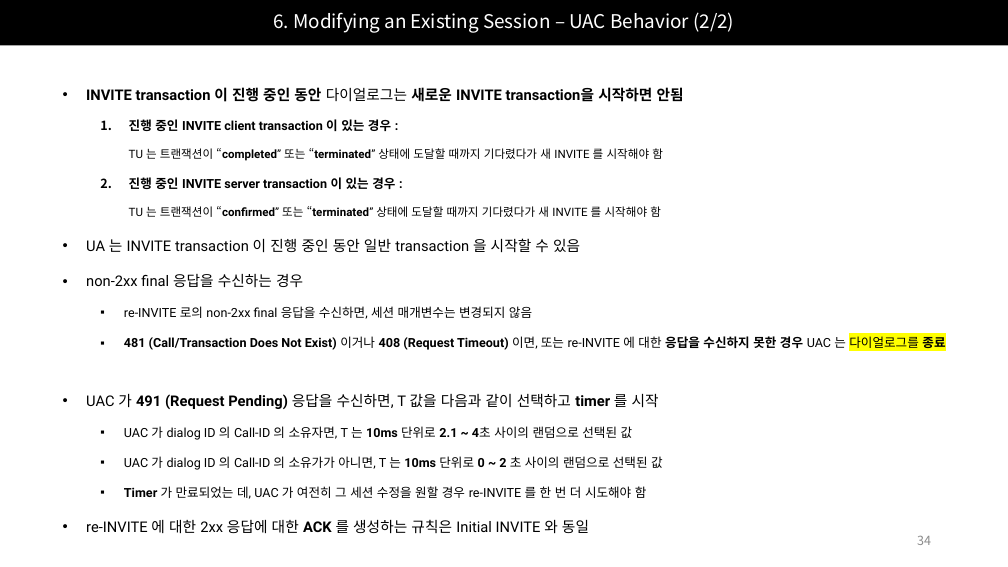
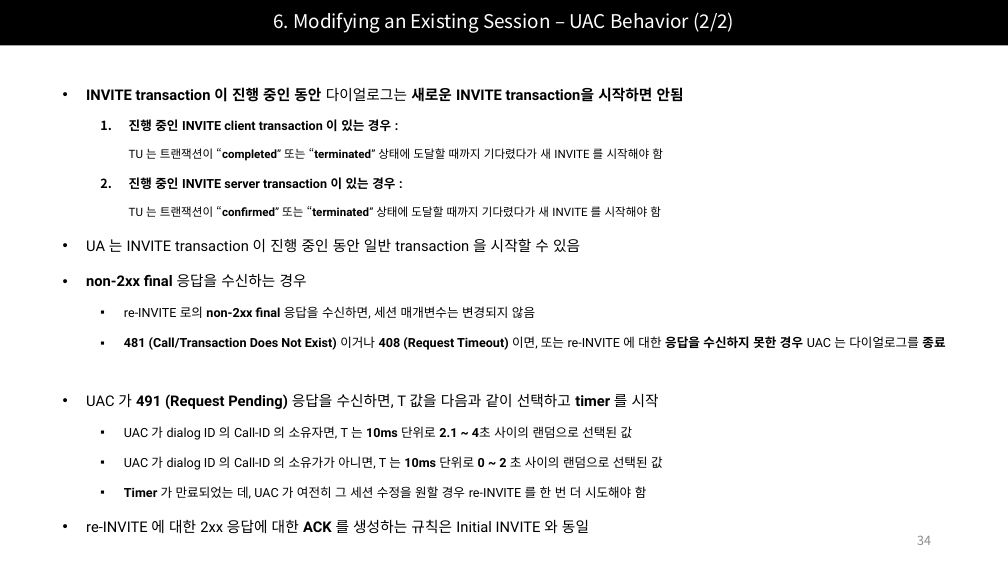
Before and after one commit to Epsilonely/SIP-Survey, a slide deck: slide 34 of 세미나 2차.pptx. Drawn at 1008x567 pixels with LibreOffice and Linux fonts; fonts in the diff are those of the drawing. Boxes give left, top, right and bottom in pixels: in the first picture for what was removed or moved away, otherwise in the second. Text is boxed around its words. In the diff, an @@ line names an element or a change of style, - is before the commit and + after.

```diff
--- a/세미나 2차.pptx
+++ b/세미나 2차.pptx
@@ text at <box>86,274,945,350</box>: bold on in "non-2xx final", "non-2xx final"; highlight #FFFF00 to none in "다이얼로그를 종료" @@
```
Also in this commit, not shown: 7 other slides changed, 1 slide removed.
